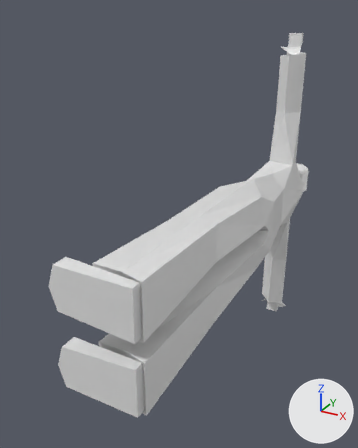
The Blender file Assets/Models/DemoRider_V1_Unity.blend as it was, and as the next commit left it.
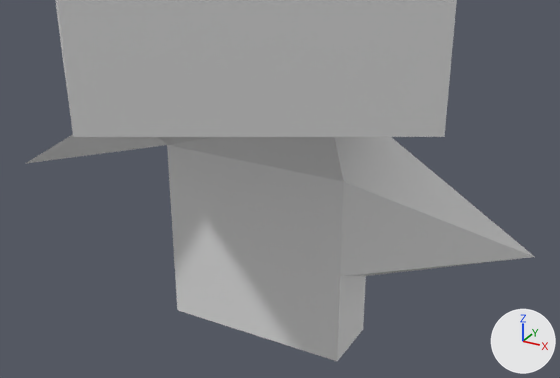
Each version is shown whole from a 50 mm lens placed at (0.712, -1.991, 0.855), pointed at (-0.202, -0.328, 0.024), then close up from a 50 mm lens placed at (0.123, 0.201, -0.599), pointed at (0.022, 0.383, -0.69). The lights are fixed; the arrows at lower right show +X, +Y and +Z.

The older version as bpy lines, for what is in view:
```python
me_cube = bpy.data.meshes.new('Cube')
me_cube.from_pydata(...)  # 208 vertices, 300 faces; spans x -0.19..0.13, y -1.11..0.62, z -0.74..0.74
me_cube.materials.append(mat_material)  # white #e7e7e7
ob_cube = bpy.data.objects.new('Cube', me_cube)
ob_cube.location = (0.0, 0.0, 0.0)
```
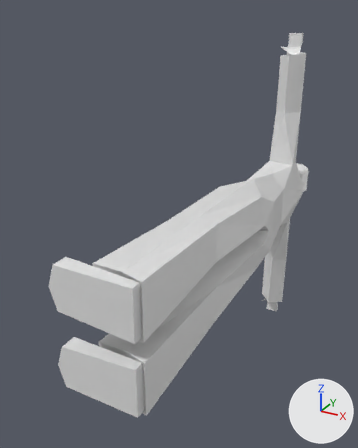
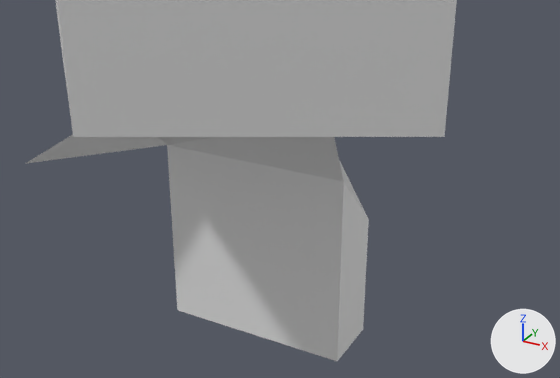
The newer file is also turned or shifted as a whole; pictures and numbers use the older file's frame.

Changed parts and their boxes [x1, y1, x2, y2] in the close-ups (560 x 378 px; the box of a moved part takes in the faces that stretch with it):
'Cube', reshaped
    before: [25, 0, 535, 361]
    after: [25, 0, 457, 361]
part 1 of me_cube, moved or reshaped
    before: [334, 137, 535, 276]
    after: [339, 160, 369, 276]

The edits, one by one:
me_cube has 208 vertices, 300 faces and spans x -0.19..0.13, y -1.11..0.62, z -0.74..0.74.
me_cube is used by ob_cube; location (0.0, 0.0, 0.0).
Part 1, on me_cube:
Vertex 175 of me_cube moves from (0.09, 0.4, -0.7) at pixel (535, 256) to (0.04, 0.4, -0.7) at pixel (368, 219).
